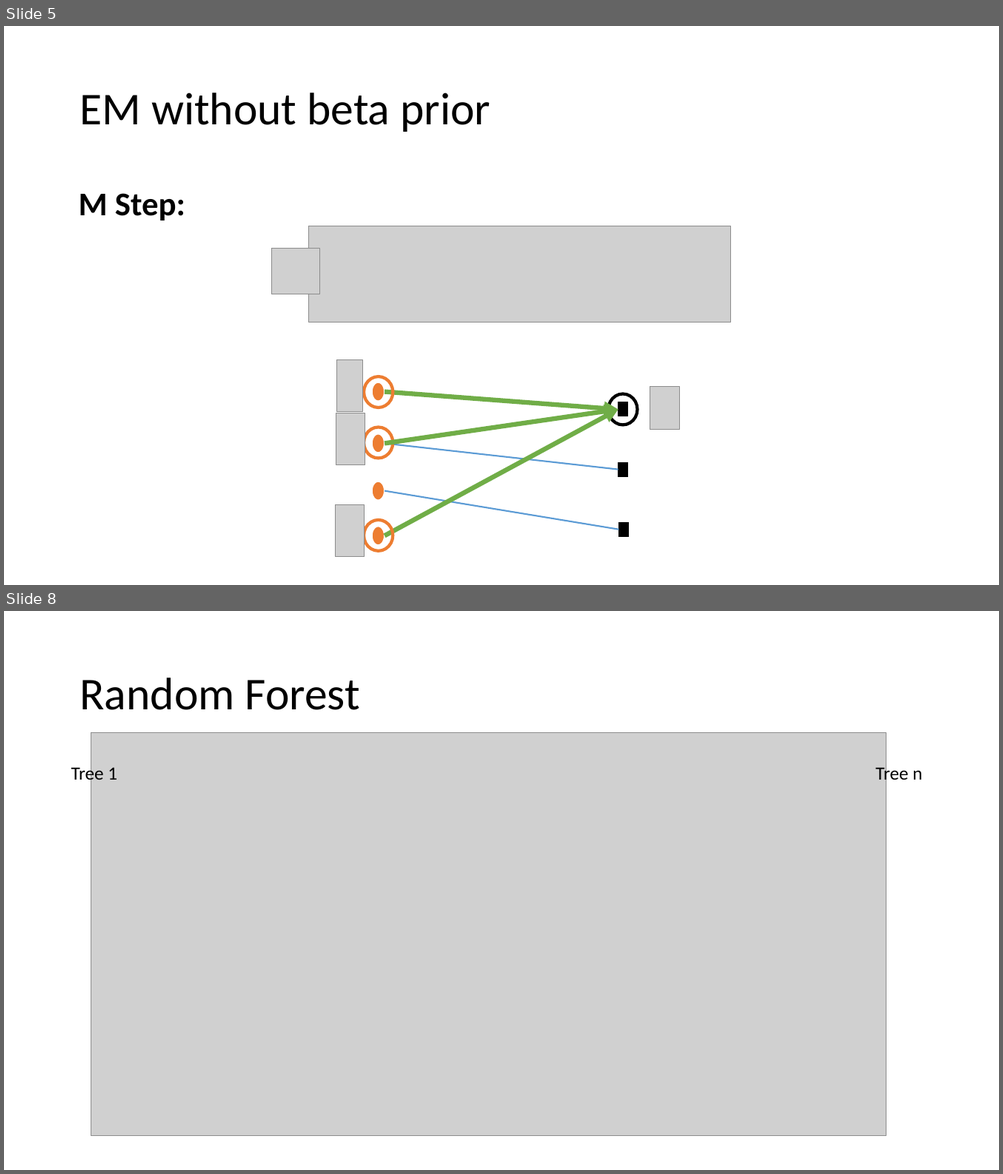
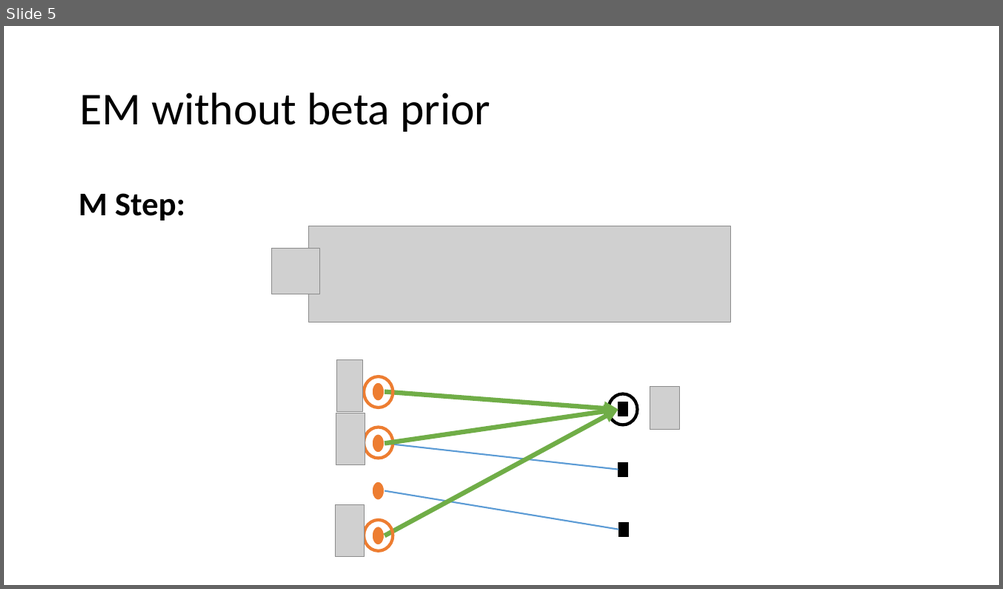
Before and after one commit to BigRedT/crowdsource, a slide deck: PPT/Adaptive Crowdsourcing via EM with Prior.pptx. Shown one above the other, each under a label of ours: slides 5 and 8 before the commit, slide 5 after it; the slides between them are not shown. The pictures are 1003x1174 and 1003x589 pixels, drawn with LibreOffice and Linux fonts; fonts in the diff are those of the drawing; grey boxes stand for pictures. Boxes give left, top, right and bottom in pixels: in the first picture for what was removed or moved away, otherwise in the second. Text is boxed around its words. In the diff, an @@ line names an element or a change of style, - is before the commit and + after.

```diff
--- a/PPT/Adaptive Crowdsourcing via EM with Prior.pptx
+++ b/PPT/Adaptive Crowdsourcing via EM with Prior.pptx
@@ slide 8 removed at [4,611,999,1170], background #FFFFFF @@
@@ title removed at [79,678,360,710] @@
-Random Forest
@@ picture removed at [91,732,886,1136] @@
@@ text removed at [71,764,117,784] @@
-Tree 1
@@ text removed at [875,764,922,784] @@
-Tree n
```
Also in this commit, not shown: 2 slides changed, 6 slides added.
